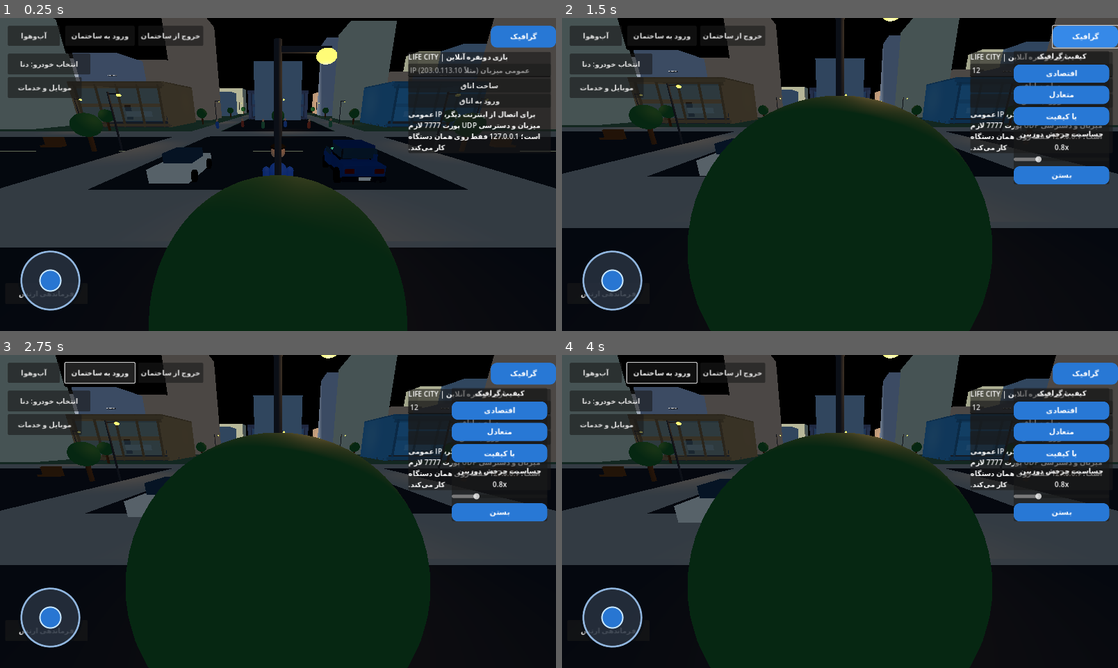
Above: before the commit, frames 1-4 (two rows, left to right).
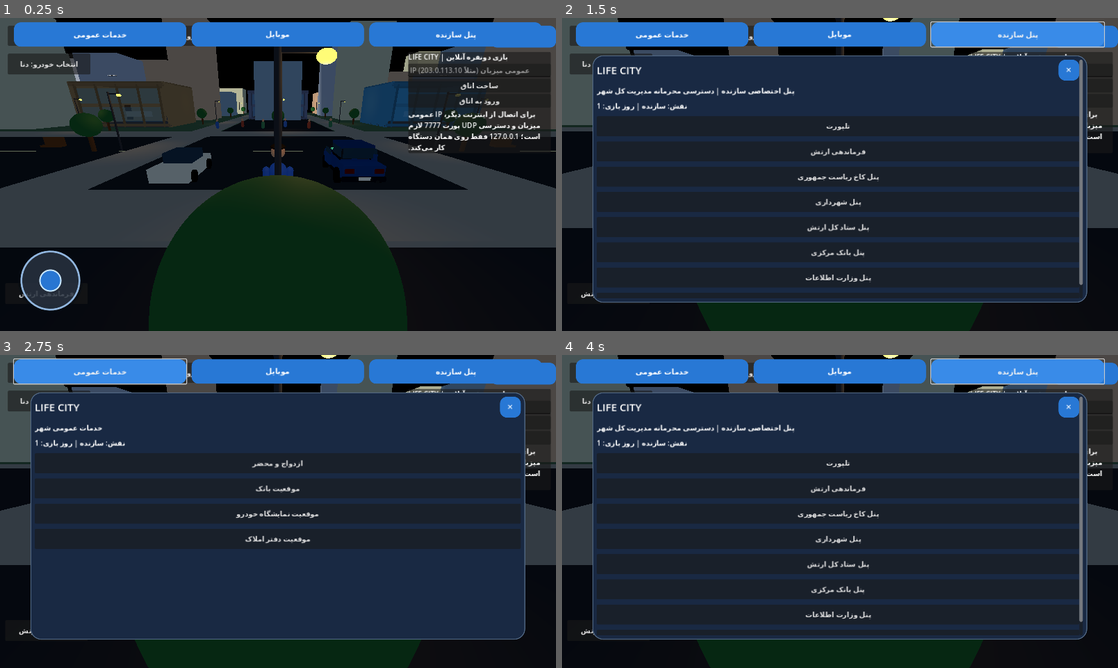
Above: after the commit, the same moments.

Repository: LifeCity2026Game/CITY
Game: Godot game, scene res://scenes/main.tscn
Same seed, same stepped clock (60 frames per second), same inputs: the game is played once before the commit and once after it.
Inputs (mouse positions are in pixels of both pictures, inside the frame that each line leads up to):
- Up to frame 1 (0.25 s): no input
- Up to frame 2 (1.5 s): click (1040, 71) at 0.52 s; type "12" at 0.6 s; click "گرافیک" at 1.25 s
- Up to frame 3 (2.75 s): click (100, 370) at 2 s, where only the run after the commit has a clickable "خدمات عمومی"
- Up to frame 4 (4 s): click (840, 370) at 2.75 s, where only the run after the commit has a clickable "موبایل"; click (1017, 370) at 3.5 s, where only the run after the commit has a clickable "پنل سازنده"

The runs differ from the first frame. In frame 1, 7.4% of the frame differs, in the area x 1-98%, y 1-26%; in frame 2, 51%; in frame 3, 62%, in the area x 1-99%, y 1-94%; in frame 4, 51%.

Commit message:
Rebuild three main menus to match LIFE CITY mobile reference

Diff:
--- a/scripts/life_city_services.gd
+++ b/scripts/life_city_services.gd
@@ -167,49 +167,134 @@
 func _build_ui() -> void:
 	var layer := CanvasLayer.new()
 	layer.name = "LifeCityServicesUI"
+	layer.layer = 20
 	add_child(layer)
-	var toggle := Button.new()
-	toggle.name = "ServicesToggle"
-	toggle.text = "موبایل و خدمات"
-	toggle.position = Vector2(18, 136)
-	toggle.custom_minimum_size = Vector2(170, 48)
-	layer.add_child(toggle)
-	toggle.pressed.connect(_toggle_panel)
+
+	# Three independent top-level entry points, spaced across the screen.
+	var top_bar := HBoxContainer.new()
+	top_bar.name = "MainMenuButtons"
+	top_bar.anchor_left = 0.025
+	top_bar.anchor_right = 0.975
+	top_bar.offset_top = 10
+	top_bar.offset_bottom = 66
+	top_bar.add_theme_constant_override("separation", 12)
+	layer.add_child(top_bar)
+
+	for entry in [
+		["خدمات عمومی", "public"],
+		["موبایل", "phone_home"],
+		["پنل سازنده", "creator"]
+	]:
+		var menu_button := Button.new()
+		menu_button.text = entry[0]
+		menu_button.custom_minimum_size = Vector2(0, 54)
+		menu_button.size_flags_horizontal = Control.SIZE_EXPAND_FILL
+		_style_menu_button(menu_button)
+		top_bar.add_child(menu_button)
+		menu_button.pressed.connect(_open_main_menu.bind(entry[1]))
+
 	phone_panel = PanelContainer.new()
 	phone_panel.name = "ServicesPanel"
-	phone_panel.anchor_left = 0.0
-	phone_panel.anchor_right = 0.0
-	phone_panel.anchor_bottom = 1.0
-	phone_panel.offset_left = 12
-	phone_panel.offset_right = 360
-	phone_panel.offset_top = 190
-	phone_panel.offset_bottom = -12
+	phone_panel.anchor_left = 0.055
+	phone_panel.anchor_top = 0.12
+	phone_panel.anchor_right = 0.945
+	phone_panel.anchor_bottom = 0.91
+	phone_panel.offset_left = 0
+	phone_panel.offset_top = 0
+	phone_panel.offset_right = 0
+	phone_panel.offset_bottom = 0
+	phone_panel.add_theme_stylebox_override("panel", _menu_panel_style())
 	layer.add_child(phone_panel)
+
 	var scroll := ScrollContainer.new()
 	scroll.size_flags_vertical = Control.SIZE_EXPAND_FILL
+	scroll.size_flags_horizontal = Control.SIZE_EXPAND_FILL
 	phone_panel.add_child(scroll)
 	var layout := VBoxContainer.new()
 	layout.name = "Content"
 	layout.size_flags_horizontal = Control.SIZE_EXPAND_FILL
+	layout.add_theme_constant_override("separation", 12)
+	layout.add_theme_constant_override("margin_left", 18)
+	layout.add_theme_constant_override("margin_right", 18)
+	layout.add_theme_constant_override("margin_top", 16)
+	layout.add_theme_constant_override("margin_bottom", 16)
 	scroll.add_child(layout)
 	content_layout = layout
+
+	var heading_row := HBoxContainer.new()
+	heading_row.size_flags_horizontal = Control.SIZE_EXPAND_FILL
+	layout.add_child(heading_row)
 	var heading := Label.new()
-	heading.text = "LIFE CITY | موبایل و خدمات شهر"
-	layout.add_child(heading)
+	heading.text = "LIFE CITY"
+	heading.size_flags_horizontal = Control.SIZE_EXPAND_FILL
+	heading.add_theme_font_size_override("font_size", 24)
+	heading_row.add_child(heading)
+	var close_button := Button.new()
+	close_button.text = "✕"
+	close_button.custom_minimum_size = Vector2(48, 44)
+	_style_menu_button(close_button)
+	heading_row.add_child(close_button)
+	close_button.pressed.connect(_close_panel)
+
 	notice_label = Label.new()
 	notice_label.autowrap_mode = TextServer.AUTOWRAP_WORD_SMART
 	layout.add_child(notice_label)
 	details_label = Label.new()
 	details_label.autowrap_mode = TextServer.AUTOWRAP_WORD_SMART
 	layout.add_child(details_label)
-	for entry in [
-		["خانه", "home"], ["موبایل و سیم‌کارت", "phone"], ["اینترنت‌بانک و چک", "bank"], ["دسترسی کارت بانکی بین بازیکنان", "shared_card"], ["محضر، ضمانت زندان و انتقال سند", "social"],
-		["فروشگاه آنلاین", "online_shop"], ["املاک حضوری", "property"],
-		["نمایشگاه خودرو و پارکینگ", "garage"], ["شهرداری", "city_hall"], ["وزارت اطلاعات و مقام‌ها", "intel"], ["بانک مرکزی (مقام مجاز)", "central_bank"], ["زندان (مقام مجاز)", "prison"], ["پنل سازنده", "creator"]
-	]:
-		_add_button(layout, entry[0], "page", entry[1])
 	phone_panel.visible = false
 	notice_changed.connect(func(message: String): notice_label.text = message)
+
+func _menu_panel_style() -> StyleBoxFlat:
+	var style := StyleBoxFlat.new()
+	style.bg_color = Color("192943")
+	style.border_color = Color("526985")
+	style.set_border_width_all(2)
+	style.set_corner_radius_all(24)
+	style.content_margin_left = 10
+	style.content_margin_right = 10
+	style.content_margin_top = 10
+	style.content_margin_bottom = 10
+	return style
+
+func _style_menu_button(button: Button) -> void:
+	var normal := StyleBoxFlat.new()
+	normal.bg_color = Color("2878d5")
+	normal.set_corner_radius_all(16)
+	normal.content_margin_left = 12
+	normal.content_margin_right = 12
+	normal.content_margin_top = 10
+	normal.content_margin_bottom = 10
+	var hover := normal.duplicate() as StyleBoxFlat
+	hover.bg_color = Color("398be8")
+	var pressed := normal.duplicate() as StyleBoxFlat
+	pressed.bg_color = Color("1e5eaa")
+	button.add_theme_stylebox_override("normal", normal)
+	button.add_theme_stylebox_override("hover", hover)
+	button.add_theme_stylebox_override("pressed", pressed)
+	button.add_theme_color_override("font_color", Color.WHITE)
+	button.add_theme_font_size_override("font_size", 17)
+	button.custom_minimum_size.y = maxf(button.custom_minimum_size.y, 48)
+
+func _open_main_menu(page: String) -> void:
+	if page == "phone_home":
+		active_page = "phone_home"
+	elif page == "creator" and not _is_creator():
+		notice_changed.emit("پنل سازنده فقط برای سازنده بازی قابل مشاهده است.")
+		return
+	else:
+		active_page = page
+	phone_panel.visible = true
+	var joystick := get_parent().get_node_or_null("CharacterControls/CharacterJoystick")
+	if joystick:
+		joystick.visible = false
+	_render_page()
+
+func _close_panel() -> void:
+	phone_panel.visible = false
+	var joystick := get_parent().get_node_or_null("CharacterControls/CharacterJoystick")
+	if joystick:
+		joystick.visible = true
 
 func _content() -> VBoxContainer:
 	return content_layout
@@ -237,11 +322,10 @@
 	return field
 
 func _toggle_panel() -> void:
-	phone_panel.visible = not phone_panel.visible
-	# Avoid touch targets being stacked underneath the open services panel.
-	var joystick := get_parent().get_node_or_null("CharacterControls/CharacterJoystick")
-	if joystick:
-		joystick.visible = not phone_panel.visible
+	if phone_panel.visible:
+		_close_panel()
+	else:
+		_open_main_menu("phone_home")
 
 func _action(action: String, arg: String = "") -> void:
 	if action == "page":
@@ -333,7 +417,18 @@
 	var layout := _content()
 	match active_page:
 		"home":
-			notice_changed.emit("خدمات بازی از این پنل جداگانه باز می‌شوند.")
+			notice_changed.emit("از سه منوی اصلی بالای صفحه یکی را انتخاب کن.")
+		"public":
+			notice_changed.emit("خدمات عمومی شهر")
+			_add_button(layout, "ازدواج و محضر", "page", "social")
+			_add_button(layout, "موقعیت بانک", "teleport", "بانک شهری")
+			_add_button(layout, "موقعیت نمایشگاه خودرو", "teleport", "نمایشگاه خودرو")
+			_add_button(layout, "موقعیت دفتر املاک", "teleport", "دفتر املاک")
+		"phone_home":
+			notice_changed.emit("موبایل | خدمات ارتباطی، بانکی و خرید اینترنتی")
+			_add_button(layout, "مخابرات و سیم‌کارت", "page", "phone")
+			_add_button(layout, "اینترنت‌بانک", "page", "bank")
+			_add_button(layout, "فروشگاه اینترنتی", "page", "online_shop")
 		"city_hall":
 			var local_peer_id: int = multiplayer.get_unique_id() if multiplayer.has_multiplayer_peer() else 1
 			var local_role: String = str(roles.get(local_peer_id, "شهروند"))
@@ -502,14 +597,15 @@
 			if not _is_creator():
 				notice_changed.emit("پنل سازنده فقط برای سازنده بازی است.")
 				return
-			notice_changed.emit("پنل سازنده | مدیریت کل شهر")
+			notice_changed.emit("پنل اختصاصی سازنده | دسترسی محرمانه مدیریت کل شهر")
+			_add_button(layout, "تلپورت", "page", "teleport_page")
 			_add_button(layout, "فرماندهی ارتش", "page", "military")
-			_add_button(layout, "وزارت اطلاعات", "page", "intel")
-			_add_button(layout, "تلپورت", "page", "teleport_page")
-			_add_button(layout, "بانک مرکزی", "page", "central_bank")
-			_add_button(layout, "مدیریت زندان", "page", "prison")
-			_add_button(layout, "کاخ ریاست جمهوری و اختیارات", "page", "palace")
-			_add_button(layout, "سامانه جامع شهروندان", "page", "citizen_search")
+			_add_button(layout, "پنل کاخ ریاست جمهوری", "page", "palace")
+			_add_button(layout, "پنل شهرداری", "page", "city_hall")
+			_add_button(layout, "پنل ستاد کل ارتش", "page", "military")
+			_add_button(layout, "پنل بانک مرکزی", "page", "central_bank")
+			_add_button(layout, "پنل وزارت اطلاعات", "page", "intel")
+			_add_button(layout, "پنل شهروندی", "page", "citizen_search")
 		"central_bank":
 			if not ledger or not ledger.can_access_permission(multiplayer.get_unique_id() if multiplayer.has_multiplayer_peer() else 1, "view_central_bank"):
 				notice_changed.emit("دسترسی بانک مرکزی برای این مقام فعال نشده است.")
